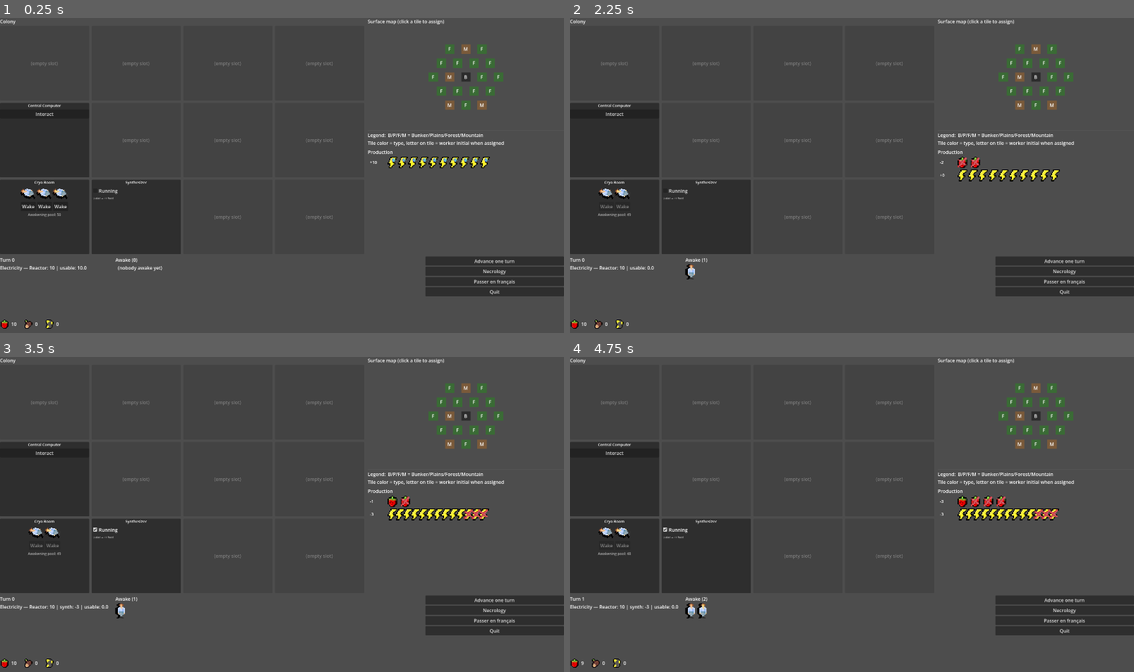
Above: before the commit, frames 1-4 (two rows, left to right).
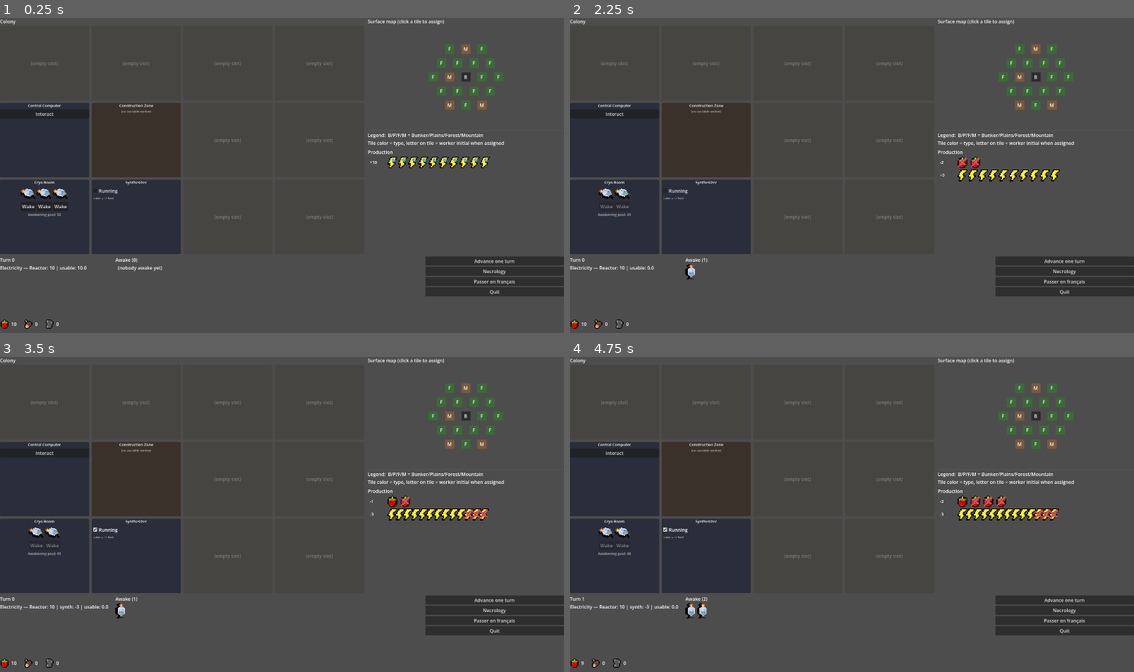
Above: after the commit, the same moments.

Repository: Infornographie/degel
Game: Godot game, scene res://scenes/main_ui.tscn
Same seed, same stepped clock (60 frames per second), same inputs: the game is played once before the commit and once after it.
Inputs:
- Up to frame 1 (0.25 s): no input
- Up to frame 2 (2.25 s): click "Interact" at 0.5 s; click "OK" at 1.25 s; click "Wake" at 2 s
- Up to frame 3 (3.5 s): click "Running" at 2.75 s
- Up to frame 4 (4.75 s): click "Advance one turn" at 3.5 s; click "Wake" at 4.25 s

The runs differ from the first frame. In frame 1, 3.7% of the frame differs, in the area x 8-33%, y 27-99%; in frame 2, 3.7%; in frame 3, 3.7%; in frame 4, 3.7%.

Commit message:
Colony buildings
- ajout d'un premier batiment de colonie, la zone de construction
- ajustement des couleurs de l'UI pour refleter la différence entre bunker et colonie

Diff:
--- a/localization/translations.csv
+++ b/localization/translations.csv
@@ -88,3 +88,5 @@
 LABEL_STILL_IN_CRYO,File de rêveil : %d,Awakening pool: %d
 LABEL_PRODUCTION_TITLE,Production,Production
 RESOURCE_HEAT,Chaleur,Heat
+BUILDING_CONSTRUCTION_ZONE,Zone de construction,Construction Zone
+BUILDING_CAMPFIRE,Feu de camp,Campfire
--- /dev/null
+++ b/resources/buildings/campfire.tres
@@ -0,0 +1,14 @@
+[gd_resource type="Resource" script_class="BuildingConfig" format=3 uid="uid://ds1gldxw4baqb"]
+
+[ext_resource type="Script" uid="uid://djgwy70yusm4w" path="res://systems/buildings/building_config.gd" id="1_hmo0i"]
+
+[resource]
+script = ExtResource("1_hmo0i")
+id = "campfire"
+name_key = "BUILDING_CAMPFIRE"
+build_cost = {
+"ore": 10.0,
+"wood": 10.0
+}
+build_work = 3.0
+metadata/_custom_type_script = "uid://djgwy70yusm4w"
--- /dev/null
+++ b/resources/buildings/construction_zone.tres
@@ -0,0 +1,11 @@
+[gd_resource type="Resource" script_class="BuildingConfig" format=3 uid="uid://cp7bsn26hvug6"]
+
+[ext_resource type="Script" uid="uid://djgwy70yusm4w" path="res://systems/buildings/building_config.gd" id="1_g47bg"]
+
+[resource]
+script = ExtResource("1_g47bg")
+id = "construction_zone"
+name_key = "BUILDING_CONSTRUCTION_ZONE"
+family = 1
+is_starter = true
+metadata/_custom_type_script = "uid://djgwy70yusm4w"
--- a/scenes/main_ui.gd
+++ b/scenes/main_ui.gd
@@ -16,6 +16,8 @@
 	HexTile.Type.FOREST: Color("#3a6b35"),
 	HexTile.Type.MOUNTAIN: Color("#7a5a3a"),
 }
+
+const BUNKER_BUILDING_IDS: Array[String] = ["computer", "cryo_room", "synthesizer"]
 
 var _famine_label: Label
 var _awake_header: Label
@@ -205,13 +207,15 @@
 	var computer: Building = _find_starter("computer")
 	var synth: Building = _find_starter("synthesizer")
 	var cryo: Building = _find_starter("cryo_room")
+	var zone: Building = _find_starter("construction_zone")
 	# Slots 0-3 : ligne du haut, tous vides
 	for i in 4:
 		_add_empty_slot()
-	# Slots 4-7 : computer, vide, vide, vide
+	# Slots 4-7 : computer, zone de construction, vide, vide
 	if computer != null: _add_computer_slot(computer)
 	else: _add_empty_slot()
-	_add_empty_slot()
+	if zone != null: _add_construction_zone_slot(zone)
+	else: _add_empty_slot()
 	_add_empty_slot()
 	_add_empty_slot()
 	# Slots 8-11 : cryo, synth, vide, vide
@@ -229,7 +233,7 @@
 	return null
 
 func _add_computer_slot(b: Building) -> void:
-	var panel := _new_slot_panel()
+	var panel := _new_slot_panel(true)
 	_colony_grid.add_child(panel)
 	var vbox := VBoxContainer.new()
 	vbox.add_theme_constant_override("separation", 4)
@@ -241,7 +245,7 @@
 	vbox.add_child(btn)
 
 func _add_synth_slot(b: Building) -> void:
-	var panel := _new_slot_panel()
+	var panel := _new_slot_panel(true)
 	_colony_grid.add_child(panel)
 	var vbox := VBoxContainer.new()
 	vbox.add_theme_constant_override("separation", 4)
@@ -259,7 +263,7 @@
 	vbox.add_child(info)
 
 func _add_cryo_slot(b: Building) -> void:
-	var panel := _new_slot_panel()
+	var panel := _new_slot_panel(true)
 	_colony_grid.add_child(panel)
 	var vbox := VBoxContainer.new()
 	vbox.add_theme_constant_override("separation", 4)
@@ -282,11 +286,21 @@
 	count_label.modulate = Color(0.7, 0.7, 0.7)
 	vbox.add_child(count_label)
 
-func _new_slot_panel() -> PanelContainer:
+func _new_slot_panel(is_bunker: bool = false) -> PanelContainer:
 	var panel := PanelContainer.new()
 	panel.size_flags_horizontal = Control.SIZE_EXPAND_FILL
 	panel.size_flags_vertical = Control.SIZE_EXPAND_FILL
 	panel.custom_minimum_size = Vector2(140, 100)
+	var style := StyleBoxFlat.new()
+	if is_bunker:
+		style.bg_color = Color("#2a2e3a")  # bleu-gris froid : bunker, technologique
+	else:
+		style.bg_color = Color("#3a322a")  # brun chaud : colonie, terre
+	style.corner_radius_top_left = 4
+	style.corner_radius_top_right = 4
+	style.corner_radius_bottom_left = 4
+	style.corner_radius_bottom_right = 4
+	panel.add_theme_stylebox_override("panel", style)
 	return panel
 
 func _slot_title(text: String) -> Label:
@@ -334,10 +348,7 @@
 	vbox.add_child(family_label)
 
 func _add_empty_slot() -> void:
-	var panel := PanelContainer.new()
-	panel.size_flags_horizontal = Control.SIZE_EXPAND_FILL
-	panel.size_flags_vertical = Control.SIZE_EXPAND_FILL
-	panel.custom_minimum_size = Vector2(140, 100)
+	var panel := _new_slot_panel(false)
 	panel.modulate = Color(1, 1, 1, 0.3)
 	_colony_grid.add_child(panel)
 	var label := Label.new()
@@ -906,3 +917,17 @@
 			ph.position = Vector2.ZERO
 			stack.add_child(ph)
 	return stack
+
+func _add_construction_zone_slot(b: Building) -> void:
+	var panel := _new_slot_panel(false)
+	_colony_grid.add_child(panel)
+	var vbox := VBoxContainer.new()
+	vbox.add_theme_constant_override("separation", 4)
+	panel.add_child(vbox)
+	vbox.add_child(_slot_title(tr(b.config.name_key)))
+	var info := Label.new()
+	info.text = tr("LABEL_NO_WORKER")
+	info.horizontal_alignment = HORIZONTAL_ALIGNMENT_CENTER
+	info.add_theme_font_size_override("font_size", 10)
+	info.modulate = Color(0.7, 0.7, 0.7)
+	vbox.add_child(info)
Binary file changed: assets/resources/ore.png
Binary file added: assets/resources/tool.png
Not shown, added: assets/resources/tool.png.import
